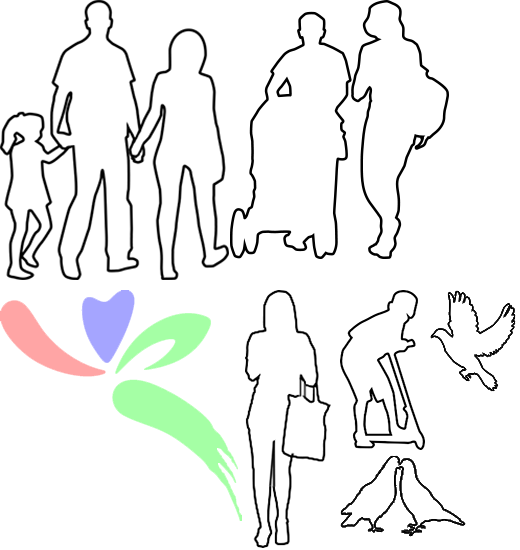
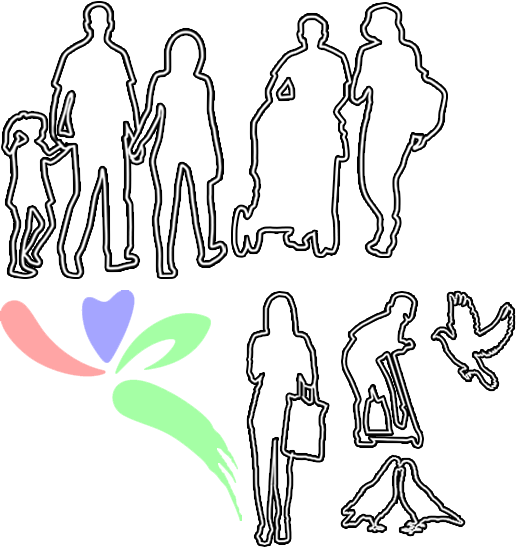
Comparing the layer stacks of the two 520 x 550 images. Changes:
added group "Group 1" (1st of 2) with 7 layers above "Group 2" over (x1=3, y1=3, x2=514, y2=545)
added layer "Layer 20" in group "Group 1" over (x1=342, y1=456, x2=464, y2=535)
added layer "Layer 19" in group "Group 1" over (x1=432, y1=292, x2=514, y2=390)
added layer "Layer 18" in group "Group 1" over (x1=343, y1=293, x2=422, y2=447)
added layer "Layer 17" in group "Group 1" over (x1=248, y1=293, x2=328, y2=545)
added layer "Layer 15" in group "Group 1" over (x1=233, y1=4, x2=446, y2=256)
added layer "Layer 14" in group "Group 1" over (x1=3, y1=3, x2=226, y2=277)
added group "Group 2" with 12 layers above "Background" over (x1=0, y1=0, x2=516, y2=548)
renamed "Layer 9" to "Layer 11", hid it, moved it into group "Group 2" over (x1=0, y1=0, x2=516, y2=548)
hid "Layer 10", moved it into group "Group 2" over (x1=0, y1=1, x2=516, y2=548)
